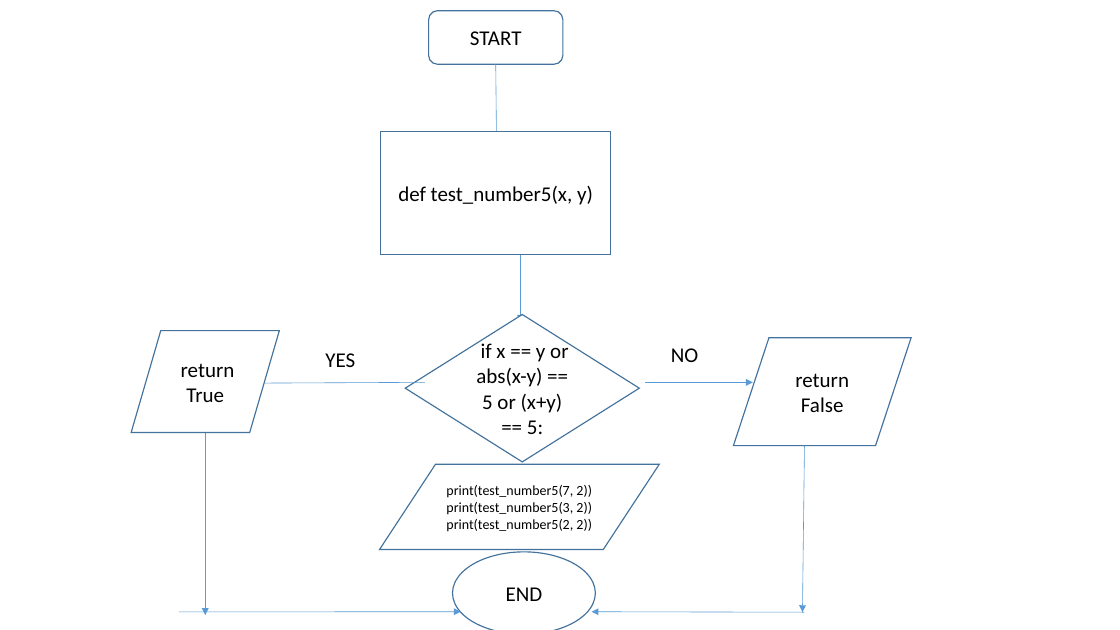
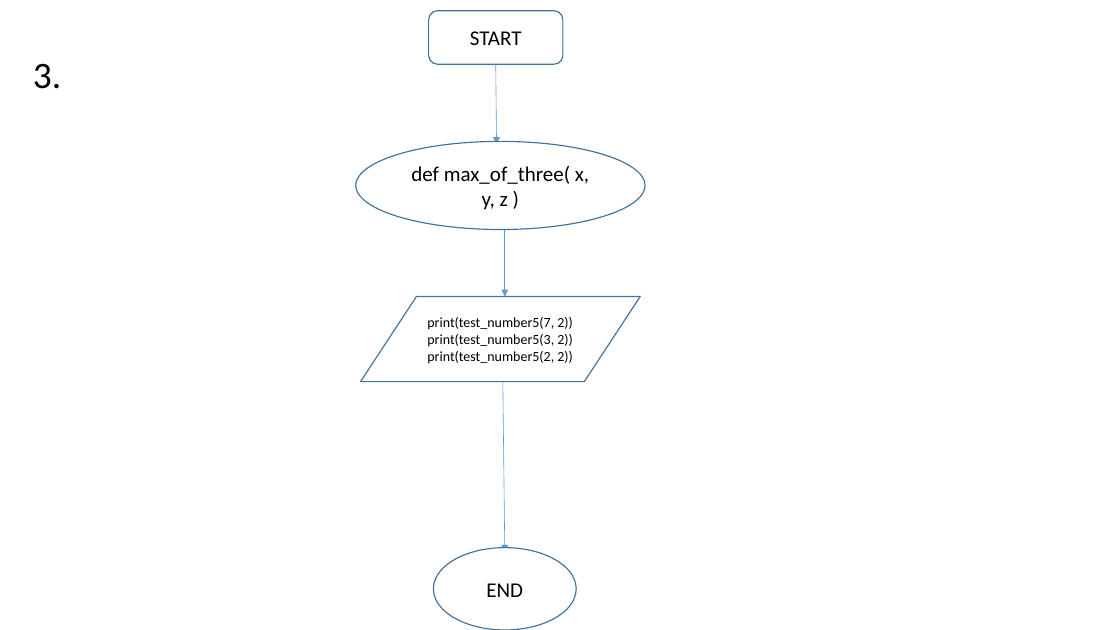
Before and after one commit to Fareedb5000/FareedCSC102, a slide deck: slide 3 of Flowcharts.pptx. Drawn at 1120x630 pixels with LibreOffice and Linux fonts; fonts in the diff are those of the drawing. Boxes give left, top, right and bottom in pixels: in the first picture for what was removed or moved away, otherwise in the second. Text is boxed around its words. In the diff, an @@ line names an element or a change of style, - is before the commit and + after.

```diff
--- a/Flowcharts.pptx
+++ b/Flowcharts.pptx
@@ text added at (33,63,61,89), 32 pt, text #000000 @@
+3.
@@ ellipse added at (356,141,645,229), fill #FFFFFF, outline #43739E 1 pt, 18 pt, text #000000 @@
+def max_of_three( x, y, z )
@@ rectangle removed at (381,131,611,255) @@
-def test_number5(x, y)
@@ arrow moved from (521, 255) - (521, 322) to (505, 229) - (505, 297) @@
@@ flow chart input output "print(test_number5(7, 2))": place and size @@
-flow chart input output "print(test_number5(7, 2))" at (380,465,660,549)
+flow chart input output "print(test_number5(7, 2))" at (360,297,640,381)
@@ diamond removed at (405,314,639,461) @@
-if x == y or abs(x-y) == 5 or (x+y) == 5:
@@ flow chart input output removed at (131,331,279,433) @@
-return True
@@ text removed at (325,353,355,367) @@
-YES
@@ text removed at (671,348,698,362) @@
-NO
@@ flow chart input output removed at (734,338,912,445) @@
-return False
@@ arrow removed from (425, 382) to (248, 383) @@
@@ arrow moved from (805, 446) - (802, 613) to (502, 365) - (505, 552) @@
@@ arrow removed from (645, 382) to (753, 382) @@
@@ arrow removed from (205, 433) to (205, 615) @@
@@ ellipse "END": place and size @@
-ellipse "END" at (453,552,596,630)
+ellipse "END" at (434,548,576,630)
@@ arrow removed from (179, 612) to (461, 612) @@
@@ arrow removed from (805, 613) to (592, 612) @@
```
Also in this commit, not shown: 6 slides added, 5 slides removed, 1 other file.
